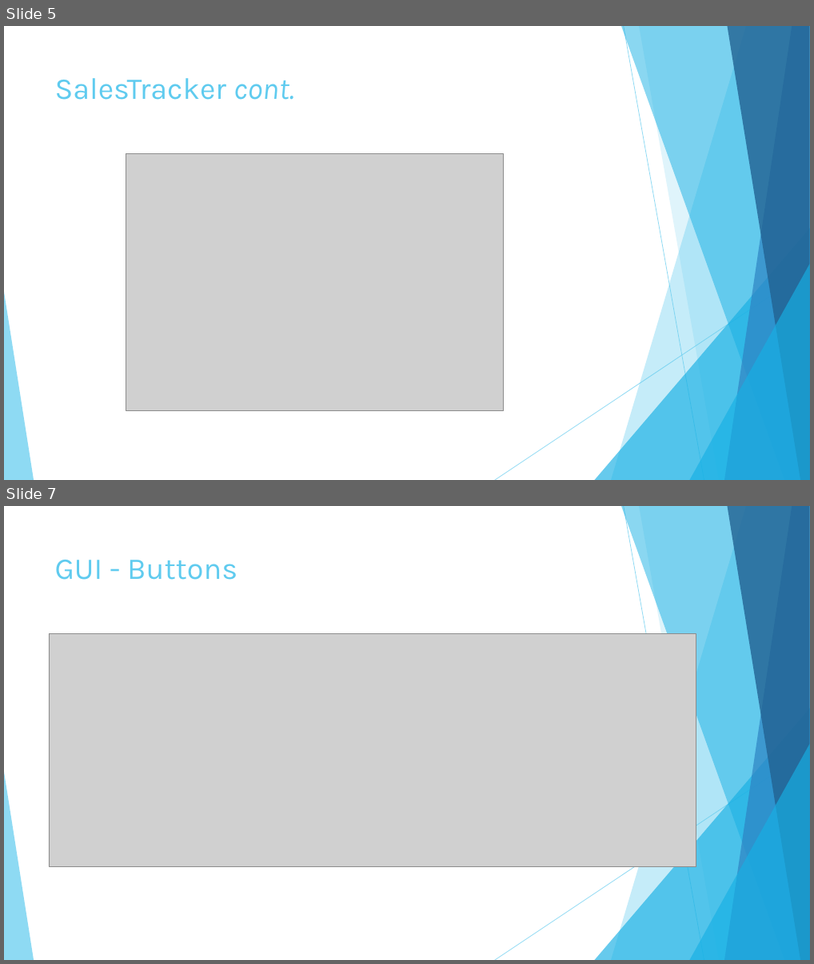
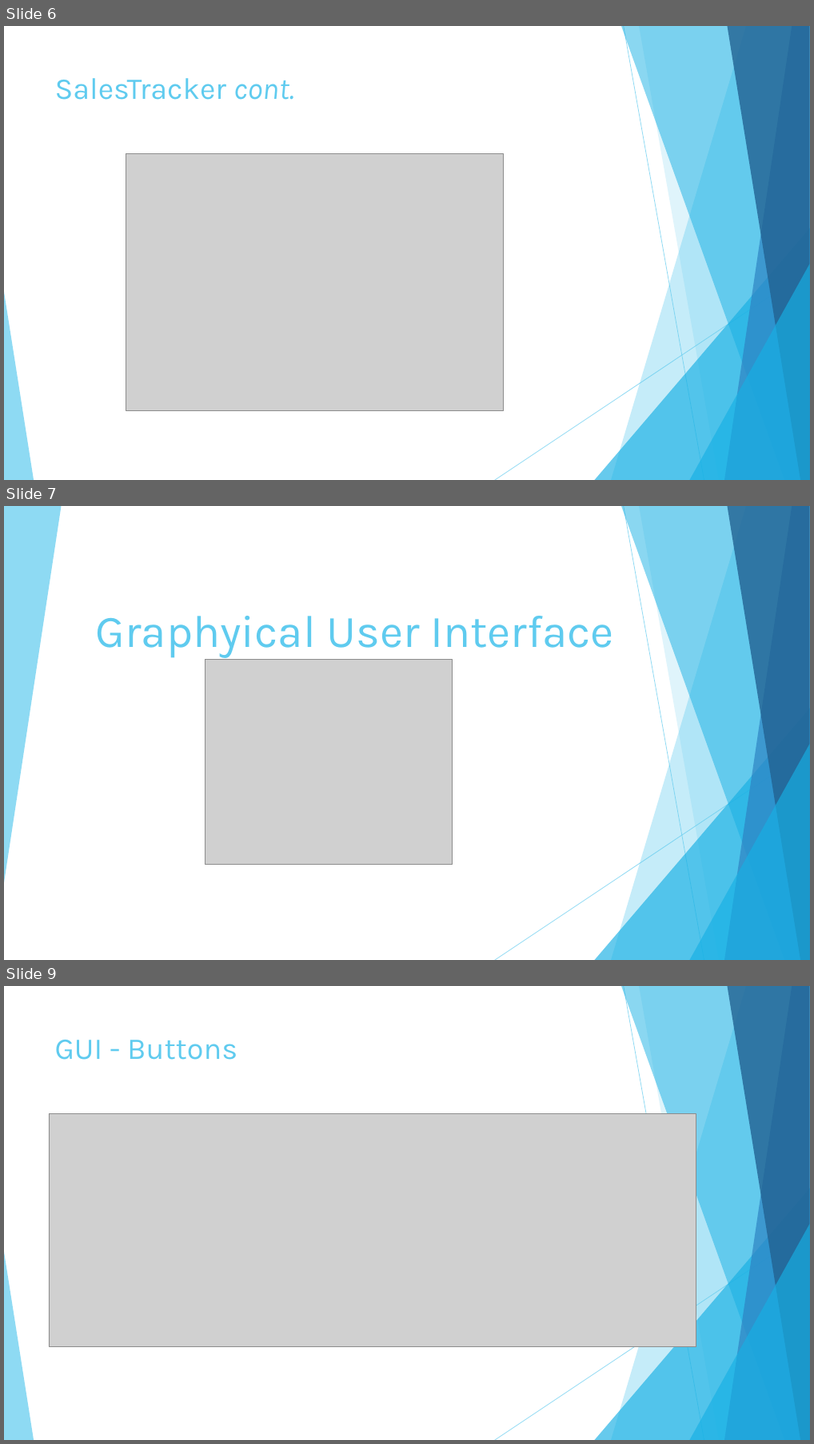
Before and after one commit to bangumi4346/p0, a slide deck: presentation.pptx. Shown one above the other, each under a label of ours: slides 5 and 7 before the commit, slides 6, 7 and 9 after it; the slides between them are not shown. The pictures are 814x964 and 814x1444 pixels, drawn with LibreOffice and Linux fonts; fonts in the diff are those of the drawing; grey boxes stand for pictures. Boxes give left, top, right and bottom in pixels: in the first picture for what was removed or moved away, otherwise in the second. Text is boxed around its words. In the diff, an @@ line names an element or a change of style, - is before the commit and + after.

```diff
--- a/presentation.pptx
+++ b/presentation.pptx
@@ slide 7 added at (4, 506, 810, 960), background #FFFFFF; not listed: 9 template elements that a slide beside it also shows @@
@@ freeform shape added at (4, 506, 61, 882), fill #5FCBEF at 70% opacity @@
@@ title added at (96, 616, 614, 658), 54 pt, text #5FCBEF @@
+Graphyical User Interface
@@ picture added at (206, 659, 452, 864) @@
@@ what was slide 5 is now slide 6 @@
@@ what was slide 7 is now slide 9 @@
```
Also in this commit, not shown: 2 slides changed, 2 other slides added, 1 slide removed, 3 other files.
